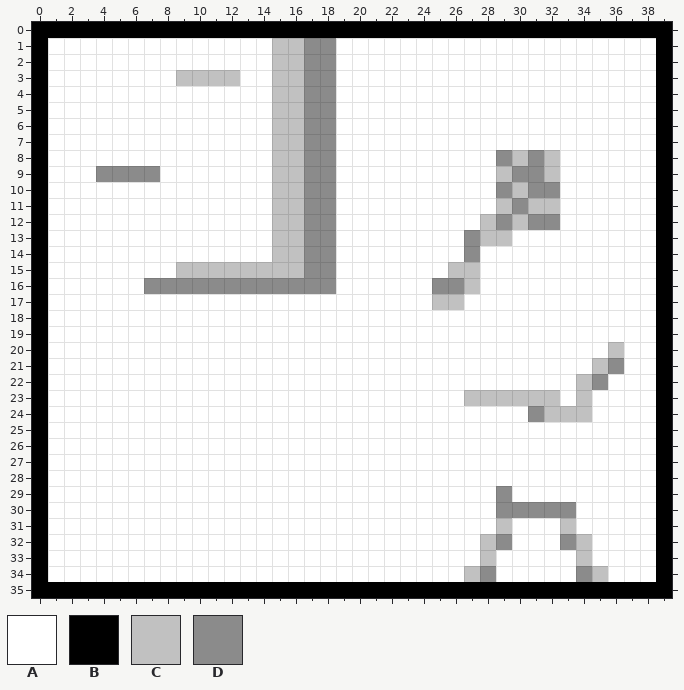
A Tiled map gets an edit: assets/testingmap3.tmx. Above is the file before it was changed.
Cells are 8x8 px. Shown: x 0..39, y 0..35.
Key: from "4-color-tileset": A 0, B 1, C 2, D 3.
_ is an empty cell.
Layer "Background" before, first column x 0:
 0 BBBBBBBBBBBBBBBBBBBBBBBBBBBBBBBBBBBBBBBB
 1 BAAAAAAAAAAAAAACCDDAAAAAAAAAAAAAAAAAAAAB
 2 BAAAAAAAAAAAAAACCDDAAAAAAAAAAAAAAAAAAAAB
 3 BAAAAAAAACCCCAACCDDAAAAAAAAAAAAAAAAAAAAB
 4 BAAAAAAAAAAAAAACCDDAAAAAAAAAAAAAAAAAAAAB
 5 BAAAAAAAAAAAAAACCDDAAAAAAAAAAAAAAAAAAAAB
 6 BAAAAAAAAAAAAAACCDDAAAAAAAAAAAAAAAAAAAAB
 7 BAAAAAAAAAAAAAACCDDAAAAAAAAAAAAAAAAAAAAB
 8 BAAAAAAAAAAAAAACCDDAAAAAAAAAADCDCAAAAAAB
 9 BAAADDDDAAAAAAACCDDAAAAAAAAAACDDCAAAAAAB
10 BAAAAAAAAAAAAAACCDDAAAAAAAAAADCDDAAAAAAB
11 BAAAAAAAAAAAAAACCDDAAAAAAAAAACDCCAAAAAAB
12 BAAAAAAAAAAAAAACCDDAAAAAAAAACDCDDAAAAAAB
13 BAAAAAAAAAAAAAACCDDAAAAAAAADCCAAAAAAAAAB
14 BAAAAAAAAAAAAAACCDDAAAAAAAADAAAAAAAAAAAB
15 BAAAAAAAACCCCCCCCDDAAAAAAACCAAAAAAAAAAAB
16 BAAAAAADDDDDDDDDDDDAAAAAADDCAAAAAAAAAAAB
17 BAAAAAAAAAAAAAAAAAAAAAAAACCAAAAAAAAAAAAB
18 BAAAAAAAAAAAAAAAAAAAAAAAAAAAAAAAAAAAAAAB
19 BAAAAAAAAAAAAAAAAAAAAAAAAAAAAAAAAAAAAAAB
20 BAAAAAAAAAAAAAAAAAAAAAAAAAAAAAAAAAAACAAB
21 BAAAAAAAAAAAAAAAAAAAAAAAAAAAAAAAAAACDAAB
22 BAAAAAAAAAAAAAAAAAAAAAAAAAAAAAAAAACDAAAB
23 BAAAAAAAAAAAAAAAAAAAAAAAAAACCCCCCACAAAAB
24 BAAAAAAAAAAAAAAAAAAAAAAAAAAAAAADCCCAAAAB
25 BAAAAAAAAAAAAAAAAAAAAAAAAAAAAAAAAAAAAAAB
26 BAAAAAAAAAAAAAAAAAAAAAAAAAAAAAAAAAAAAAAB
27 BAAAAAAAAAAAAAAAAAAAAAAAAAAAAAAAAAAAAAAB
28 BAAAAAAAAAAAAAAAAAAAAAAAAAAAAAAAAAAAAAAB
29 BAAAAAAAAAAAAAAAAAAAAAAAAAAAADAAAAAAAAAB
30 BAAAAAAAAAAAAAAAAAAAAAAAAAAAADDDDDAAAAAB
31 BAAAAAAAAAAAAAAAAAAAAAAAAAAAACAAACAAAAAB
32 BAAAAAAAAAAAAAAAAAAAAAAAAAAACDAAADCAAAAB
33 BAAAAAAAAAAAAAAAAAAAAAAAAAAACAAAAACAAAAB
34 BAAAAAAAAAAAAAAAAAAAAAAAAAACDAAAAADCAAAB
35 BBBBBBBBBBBBBBBBBBBBBBBBBBBBBBBBBBBBBBBB
After the commit:
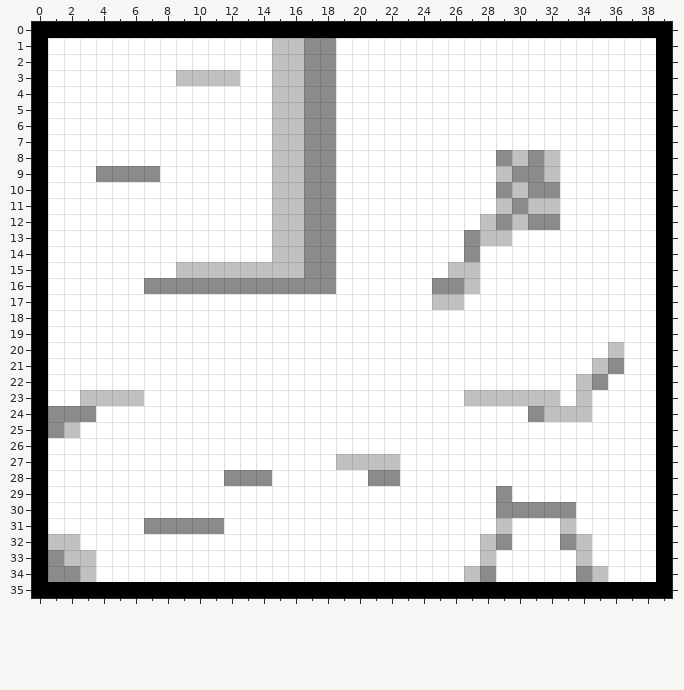
The exact change:
Changed rows in their new state; . is an unchanged cell.
Layer "Background":
first column x 1:
23 ..CCCC................
24 DDD...................
25 DC....................
27 ..................CCCC
28 ...........DDD......DD
31 ......DDDDD...........
32 CC....................
33 DCC...................
34 DDC...................
Pixel boxes of the changes (left, top, right, bottom) in both pictures:
changed: (48, 390, 144, 438)
changed: (336, 454, 400, 486)
changed: (224, 470, 272, 486)
changed: (144, 518, 224, 534)
changed: (48, 534, 96, 582)
